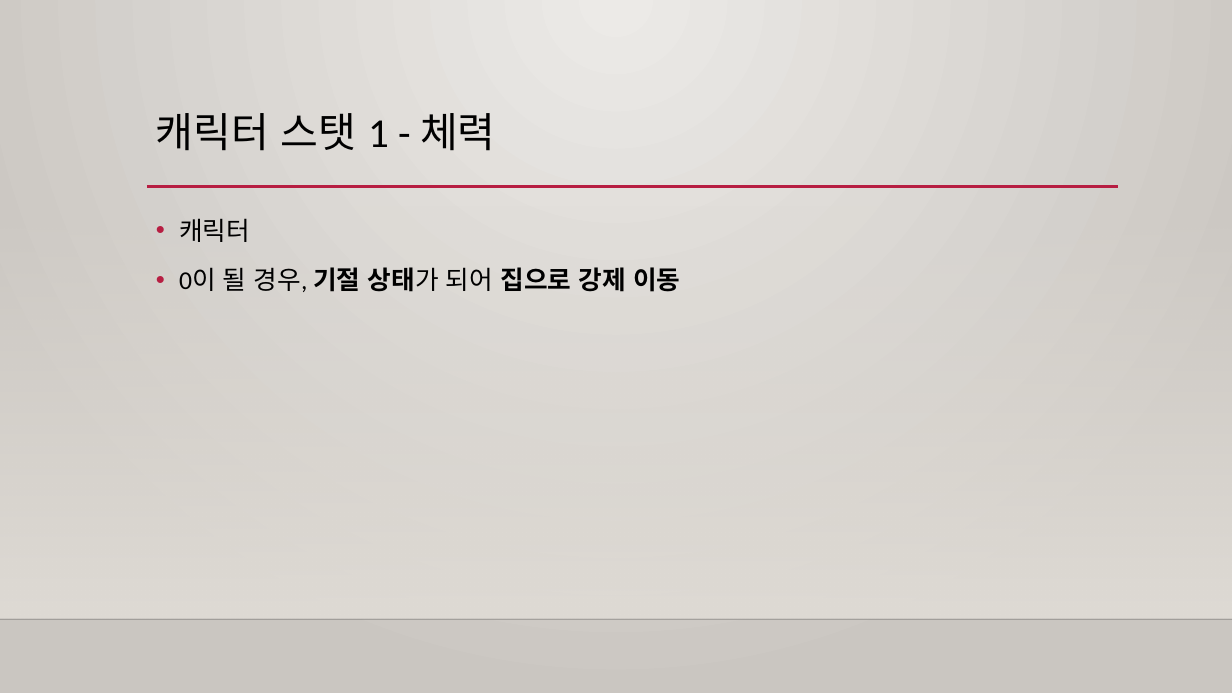
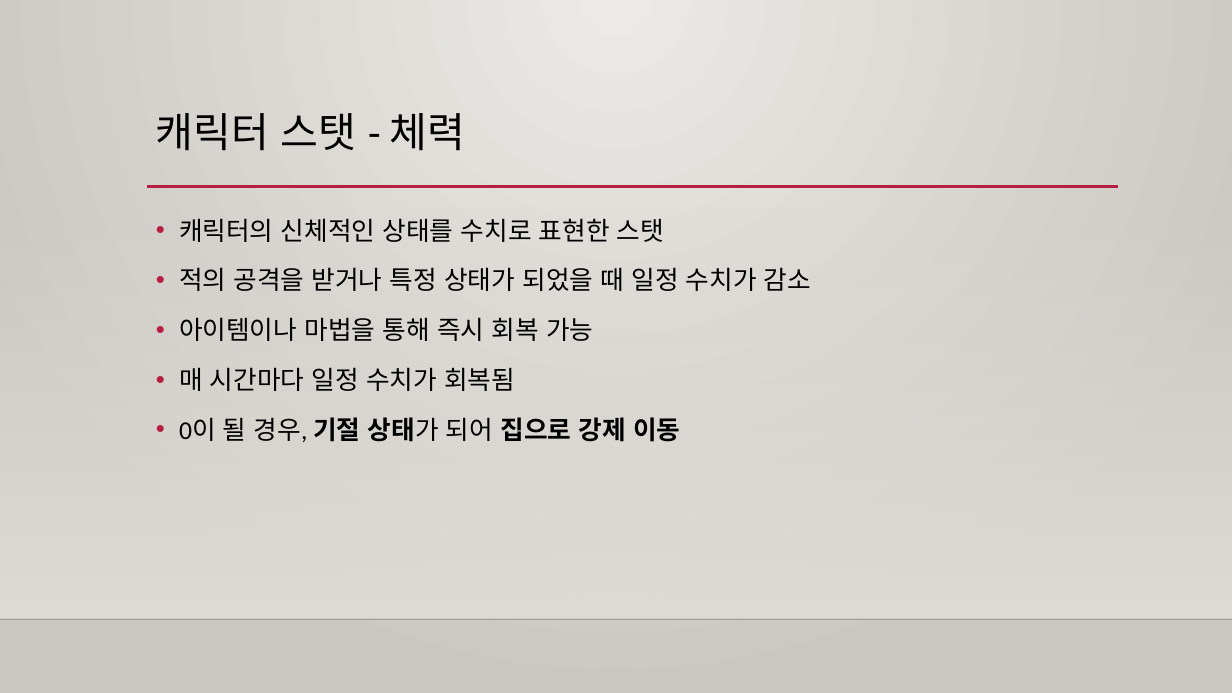
Before and after one commit to Raynia/Alchemist-Diary, a slide deck: slide 4 of Specification/Prototype/프로토타입 기획서.pptx (slide 5 before the commit). Drawn at 1232x693 pixels with LibreOffice and Linux fonts; fonts in the diff are those of the drawing; background and template pictures are left out. Boxes give left, top, right and bottom in pixels: in the first picture for what was removed or moved away, otherwise in the second. Text is boxed around its words. In the diff, an @@ line names an element or a change of style, - is before the commit and + after.

```diff
--- a/Specification/Prototype/프로토타입 기획서.pptx
+++ b/Specification/Prototype/프로토타입 기획서.pptx
@@ title at [156,113,466,151]: text changed @@
-캐릭터 스탯 1 - 체력
+캐릭터 스탯 - 체력
@@ text at [179,218,811,391]: text changed @@
-• 캐릭터
+• 캐릭터의 신체적인 상태를 수치로 표현한 스탯
+• 적의 공격을 받거나 특정 상태가 되었을 때 일정 수치가 감소
+• 아이템이나 마법을 통해 즉시 회복 가능
+• 매 시간마다 일정 수치가 회복됨
```
Also in this commit, not shown: 3 other slides changed, 4 slides removed.
